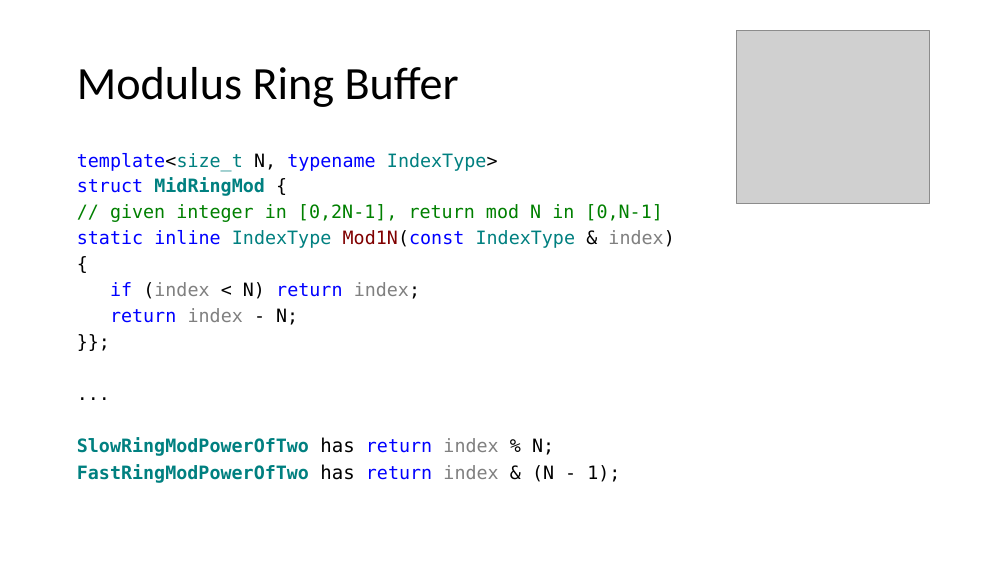
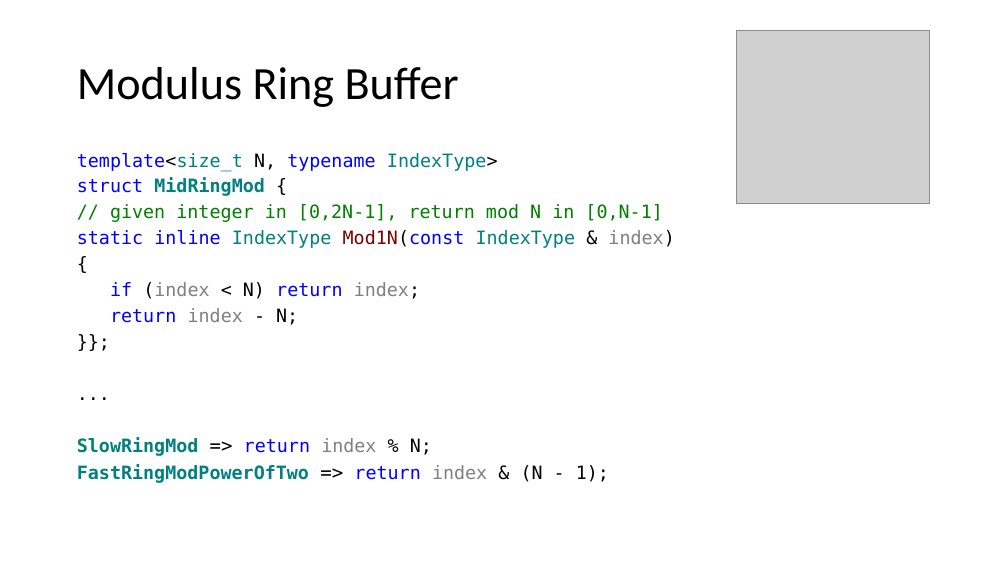
Before and after one commit to ChrisLomont/RingBuffer, a slide deck: slide 20 of Making a Ringbuffer.pptx (slide 19 before the commit). Drawn at 1008x567 pixels with LibreOffice and Linux fonts; fonts in the diff are those of the drawing; grey boxes stand for pictures. Boxes give left, top, right and bottom in pixels: in the first picture for what was removed or moved away, otherwise in the second. Text is boxed around its words. In the diff, an @@ line names an element or a change of style, - is before the commit and + after.

```diff
--- a/Making a Ringbuffer.pptx
+++ b/Making a Ringbuffer.pptx
@@ text at (77, 438, 609, 483): text changed; bold off @@
-SlowRingModPowerOfTwo has return index % N;
-FastRingModPowerOfTwo has return index & (N - 1);
+SlowRingMod => return index % N;
+FastRingModPowerOfTwo => return index & (N - 1);
```
Also in this commit, not shown: 13 other slides changed, 2 slides added, 1 slide removed, 6 other files.
